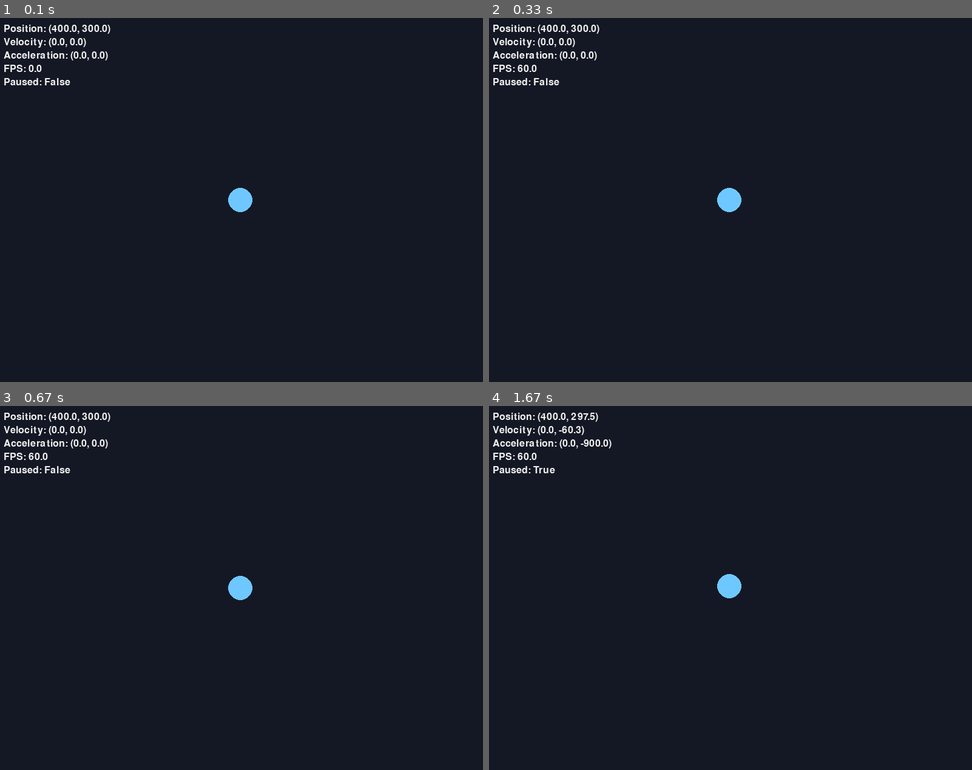
Above: before the commit, frames 1-4 (two rows, left to right).
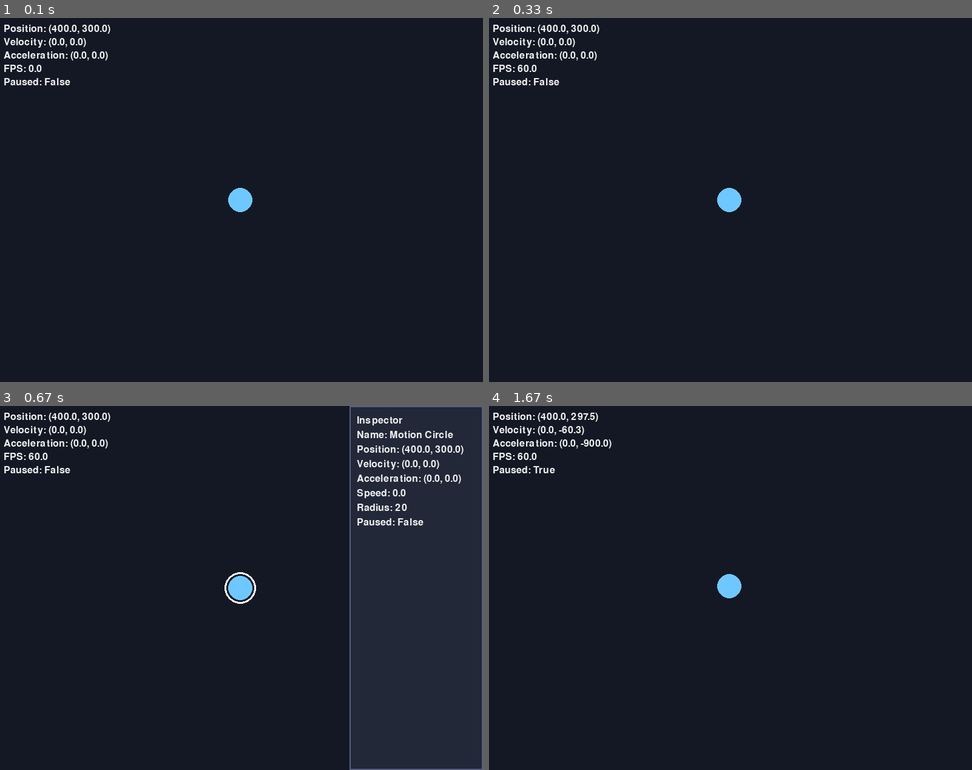
Above: after the commit, the same moments.

Repository: beuschcl/pygame-systems-lab
Game: pygame game, started from src/pygame_systems_lab/__main__.py
Same seed, same stepped clock (60 frames per second), same inputs: the game is played once before the commit and once after it.
Inputs (mouse positions are in pixels of both pictures, inside the frame that each line leads up to):
- Up to frame 1 (0.1 s): no input
- Up to frame 2 (0.33 s): no input
- Up to frame 3 (0.67 s): click (241, 588) at 0.38 s
- Up to frame 4 (1.67 s): hold Right 0.67-1.13 s; tap R at 1.17 s; hold Up from 1.5 s (still down); tap Space at 1.57 s

Frames 1-2 are identical in both runs. In frame 3, 2.2% of the frame differs, in the area x 46-100%, y 0-100%; in frame 4, nothing differs.

Commit message:
feat: add inspector overlay

Diff:
--- a/src/pygame_systems_lab/labs/motion.py
+++ b/src/pygame_systems_lab/labs/motion.py
@@ -1,4 +1,5 @@
 from dataclasses import dataclass
+from math import hypot
 
 
 @dataclass(frozen=True)
@@ -56,6 +57,18 @@
     horizontal = float(inputs.right) - float(inputs.left)
     vertical = float(inputs.down) - float(inputs.up)
     return Vec2(horizontal * acceleration, vertical * acceleration)
+
+
+def distance_between_points(first: Vec2, second: Vec2) -> float:
+    return hypot(second.x - first.x, second.y - first.y)
+
+
+def point_is_inside_circle(point: Vec2, center: Vec2, radius: float) -> bool:
+    return distance_between_points(point, center) <= radius
+
+
+def speed_from_velocity(velocity: Vec2) -> float:
+    return hypot(velocity.x, velocity.y)
 
 
 def apply_friction(velocity: Vec2, friction: float, dt: float) -> Vec2:
--- a/src/pygame_systems_lab/labs/motion_playground.py
+++ b/src/pygame_systems_lab/labs/motion_playground.py
@@ -6,19 +6,27 @@
     InputState,
     MotionConfig,
     MotionState,
+    Vec2,
     make_initial_state,
+    point_is_inside_circle,
+    speed_from_velocity,
     update_motion,
 )
 
 
 @dataclass(frozen=True)
 class PlaygroundConfig:
+    object_name: str = "Motion Circle"
     title: str = "Motion Playground"
     background_color: tuple[int, int, int] = (20, 24, 36)
     circle_color: tuple[int, int, int] = (110, 200, 255)
     vector_color: tuple[int, int, int] = (255, 220, 120)
     text_color: tuple[int, int, int] = (240, 240, 240)
+    selection_ring_color: tuple[int, int, int] = (255, 255, 255)
+    panel_background_color: tuple[int, int, int] = (34, 40, 56)
+    panel_border_color: tuple[int, int, int] = (85, 96, 130)
     fps: int = 60
+    inspector_width: int = 220
     vector_scale: float = 0.15
     motion: MotionConfig = field(default_factory=MotionConfig)
 
@@ -36,7 +44,16 @@
     )
 
 
-def handle_events(paused: bool) -> tuple[bool, bool, bool]:
+def mouse_position_to_vec2(position: tuple[int, int]) -> Vec2:
+    return Vec2(float(position[0]), float(position[1]))
+
+
+def handle_events(
+    paused: bool,
+    state: MotionState,
+    selected: bool,
+    radius: int,
+) -> tuple[bool, bool, bool, bool]:
     running = True
     reset_requested = False
 
@@ -50,8 +67,11 @@
                 reset_requested = True
             elif event.key == pygame.K_SPACE:
                 paused = not paused
-
-    return running, paused, reset_requested
+        elif event.type == pygame.MOUSEBUTTONDOWN and event.button == 1:
+            click_position = mouse_position_to_vec2(event.pos)
+            selected = point_is_inside_circle(click_position, state.position, radius)
+
+    return running, paused, reset_requested, selected
 
 
 def draw_debug_overlay(
@@ -91,16 +111,71 @@
     pygame.draw.line(screen, color, start, end, 3)
 
 
+def draw_selection_ring(
+    screen: pygame.Surface,
+    state: MotionState,
+    radius: int,
+    color: tuple[int, int, int],
+) -> None:
+    pygame.draw.circle(
+        screen,
+        color,
+        (round(state.position.x), round(state.position.y)),
+        radius + 6,
+        3,
+    )
+
+
+def draw_inspector_panel(
+    screen: pygame.Surface,
+    font: pygame.font.Font,
+    state: MotionState,
+    paused: bool,
+    config: PlaygroundConfig,
+) -> None:
+    panel_width = config.inspector_width
+    window_width, window_height = screen.get_size()
+    panel_rect = pygame.Rect(window_width - panel_width, 0, panel_width, window_height)
+
+    pygame.draw.rect(screen, config.panel_background_color, panel_rect)
+    pygame.draw.rect(screen, config.panel_border_color, panel_rect, 2)
+
+    lines = [
+        "Inspector",
+        f"Name: {config.object_name}",
+        f"Position: ({state.position.x:.1f}, {state.position.y:.1f})",
+        f"Velocity: ({state.velocity.x:.1f}, {state.velocity.y:.1f})",
+        f"Acceleration: ({state.acceleration.x:.1f}, {state.acceleration.y:.1f})",
+        f"Speed: {speed_from_velocity(state.velocity):.1f}",
+        f"Radius: {config.motion.radius}",
+        f"Paused: {paused}",
+    ]
+
+    y = 16
+    for line in lines:
+        surface = font.render(line, True, config.text_color)
+        screen.blit(surface, (panel_rect.x + 12, y))
+        y += 24
+
+
 def draw_scene(
     screen: pygame.Surface,
     font: pygame.font.Font,
     state: MotionState,
     fps: float,
     paused: bool,
+    selected: bool,
     config: PlaygroundConfig,
 ) -> None:
     screen.fill(config.background_color)
     draw_velocity_vector(screen, state, config.vector_scale, config.vector_color)
+    if selected:
+        draw_selection_ring(
+            screen,
+            state,
+            config.motion.radius,
+            config.selection_ring_color,
+        )
     pygame.draw.circle(
         screen,
         config.circle_color,
@@ -108,6 +183,8 @@
         config.motion.radius,
     )
     draw_debug_overlay(screen, font, state, fps, paused, config.text_color)
+    if selected:
+        draw_inspector_panel(screen, font, state, paused, config)
     pygame.display.flip()
 
 
@@ -120,19 +197,26 @@
     state = make_initial_state(config.motion)
     paused = False
     running = True
+    selected = False
 
     try:
         while running:
             dt = clock.tick(config.fps) / 1000.0
-            running, paused, reset_requested = handle_events(paused)
+            running, paused, reset_requested, selected = handle_events(
+                paused,
+                state,
+                selected,
+                config.motion.radius,
+            )
 
             if reset_requested:
                 state = make_initial_state(config.motion)
+                selected = False
 
             if running and not paused:
                 state = update_motion(state, read_input(), dt, config.motion)
 
-            draw_scene(screen, font, state, clock.get_fps(), paused, config)
+            draw_scene(screen, font, state, clock.get_fps(), paused, selected, config)
     finally:
         pygame.quit()
 
--- a/tests/test_motion.py
+++ b/tests/test_motion.py
@@ -3,7 +3,10 @@
     MotionConfig,
     MotionState,
     Vec2,
+    distance_between_points,
     make_initial_state,
+    point_is_inside_circle,
+    speed_from_velocity,
     update_motion,
 )
 
@@ -54,3 +57,18 @@
 
     assert state.position == Vec2(320.0, 240.0)
     assert state.velocity == Vec2(0.0, 0.0)
+
+
+def test_distance_between_points_uses_pythagorean_distance() -> None:
+    assert distance_between_points(Vec2(0.0, 0.0), Vec2(3.0, 4.0)) == 5.0
+
+
+def test_point_is_inside_circle_checks_hit_testing() -> None:
+    center = Vec2(100.0, 100.0)
+
+    assert point_is_inside_circle(Vec2(110.0, 100.0), center, 10.0) is True
+    assert point_is_inside_circle(Vec2(111.0, 100.0), center, 10.0) is False
+
+
+def test_speed_from_velocity_returns_magnitude() -> None:
+    assert speed_from_velocity(Vec2(6.0, 8.0)) == 10.0
Not shown, changed: README.md
